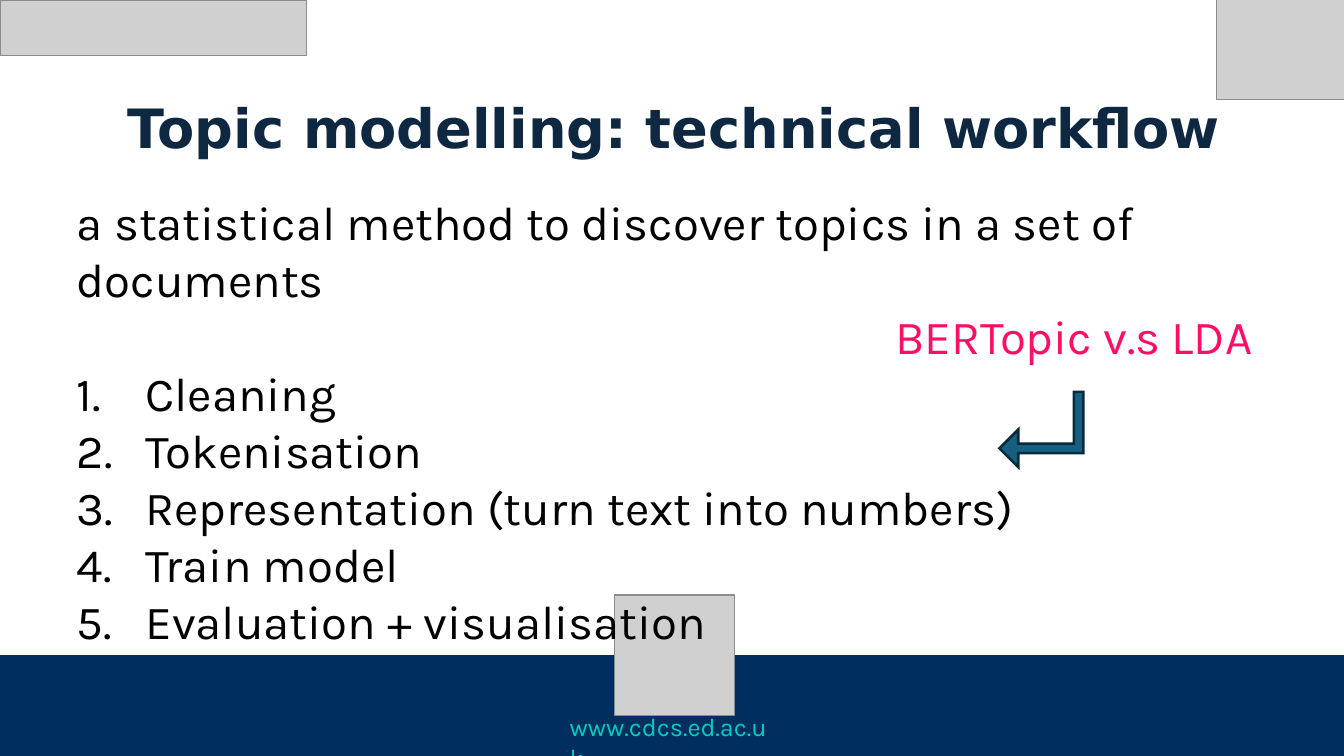
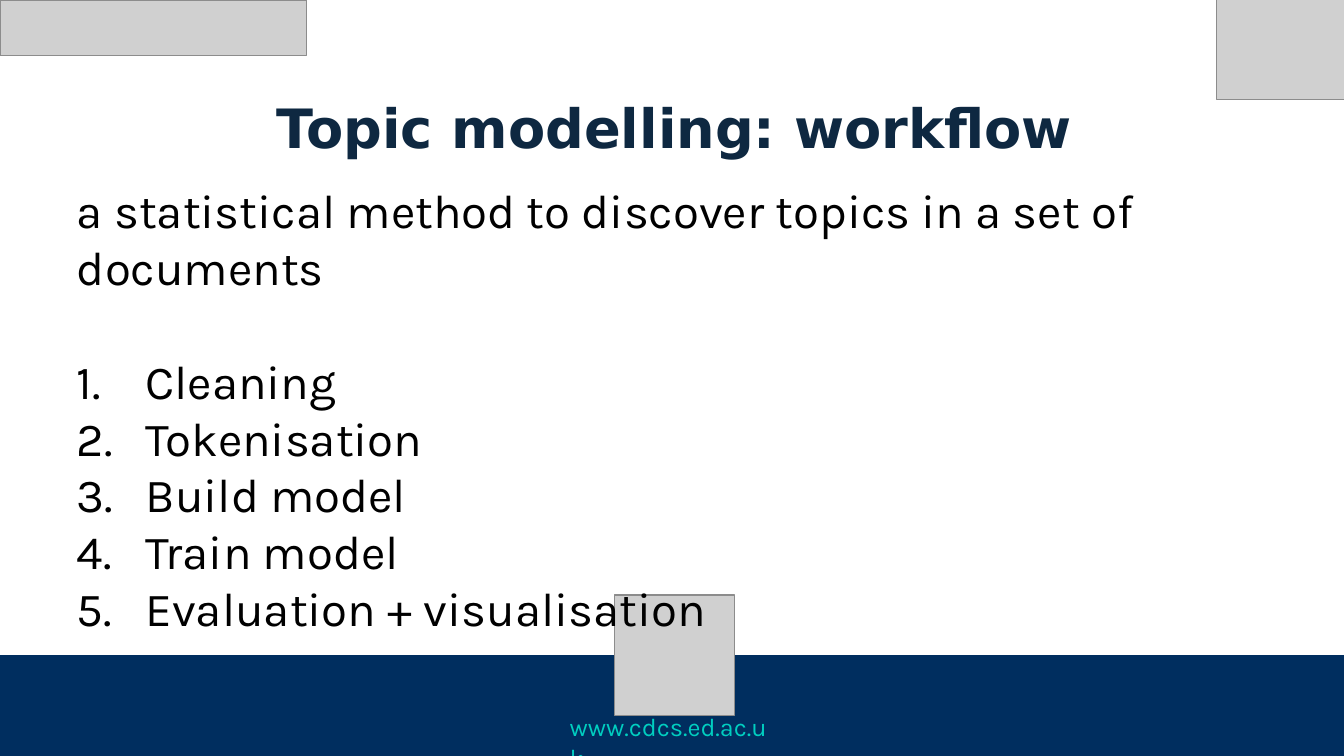
Before and after one commit to DCS-training/TopicModellingBert, a slide deck: slide 25 of Slides/TopicModelingBERT_W1_JL.pptx (slide 11 before the commit). Drawn at 1344x756 pixels with LibreOffice and Linux fonts; fonts in the diff are those of the drawing; grey boxes stand for pictures. Boxes give left, top, right and bottom in pixels: in the first picture for what was removed or moved away, otherwise in the second. Text is boxed around its words. In the diff, an @@ line names an element or a change of style, - is before the commit and + after.

```diff
--- a/Slides/TopicModelingBERT_W1_JL.pptx
+++ b/Slides/TopicModelingBERT_W1_JL.pptx
@@ text at (276, 106, 1071, 159): text changed @@
-Topic modelling: technical workflow
+Topic modelling: workflow
@@ text "a statistical method to discover ...": place and size @@
-text "a statistical method to discover ..." at (77, 207, 1133, 583)
+text "a statistical method to discover ..." at (77, 195, 1133, 638)
@@ text removed at (895, 321, 1253, 365) @@
-BERTopic v.s LDA
@@ bent up arrow removed at (999, 392, 1084, 468) @@
@@ text at (146, 479, 406, 513): text changed @@
-3. Representation (turn text into numbers)
+3. Build model
```
Also in this commit, not shown: 9 other slides changed, 8 slides added, 1 slide removed, 2 other files.
